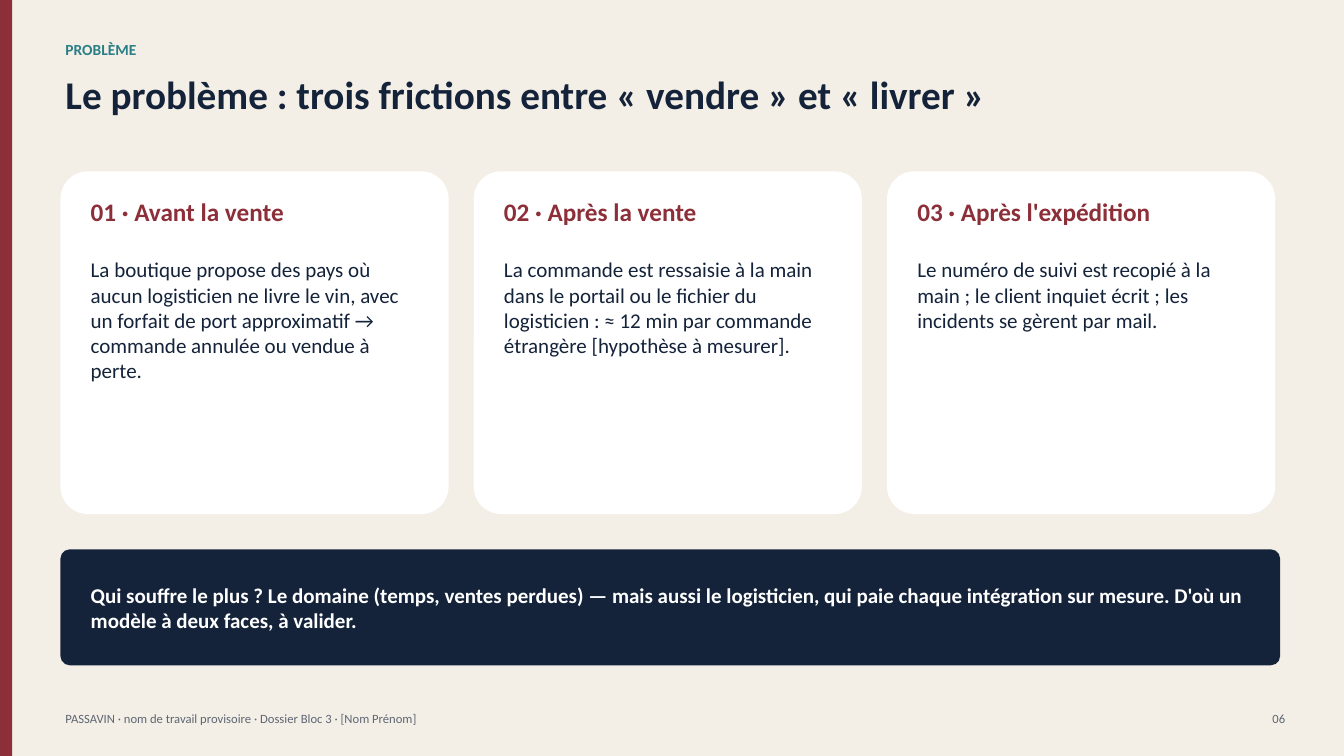
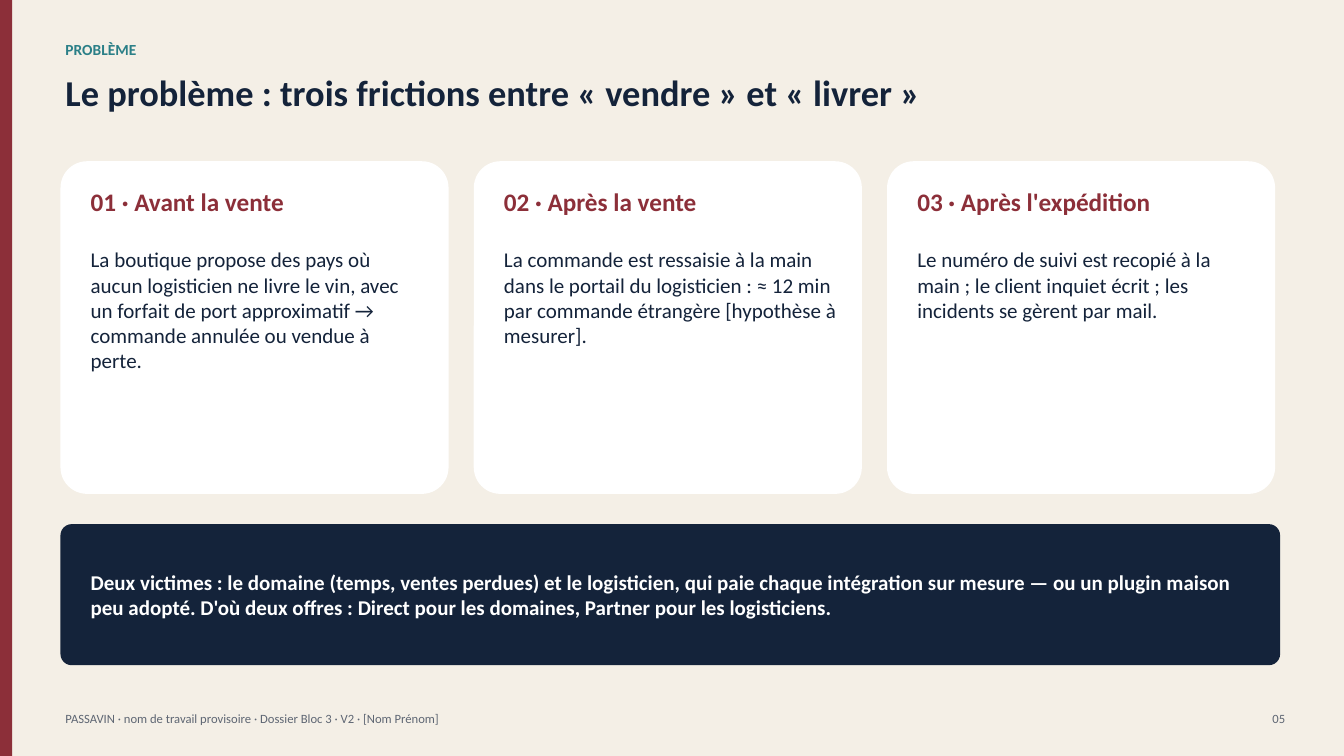
Before and after one commit to planetauragbf-ai/Emma, a slide deck: slide 5 of winetech/livrables/Passavin_Dossier_Investisseur.pptx (slide 6 before the commit). Drawn at 1344x756 pixels with LibreOffice and Linux fonts; fonts in the diff are those of the drawing. Boxes give left, top, right and bottom in pixels: in the first picture for what was removed or moved away, otherwise in the second. Text is boxed around its words. In the diff, an @@ line names an element or a change of style, - is before the commit and + after.

```diff
--- a/winetech/livrables/Passavin_Dossier_Investisseur.pptx
+++ b/winetech/livrables/Passavin_Dossier_Investisseur.pptx
@@ text "Le problème : trois frictions ..." at box(65, 80, 892, 112): size 28 to 26 pt @@
@@ rounded rectangle: place and size @@
-rounded rectangle at box(60, 171, 449, 514)
+rounded rectangle at box(60, 161, 449, 494)
@@ rounded rectangle: place and size @@
-rounded rectangle at box(474, 171, 862, 514)
+rounded rectangle at box(474, 161, 862, 494)
@@ rounded rectangle: place and size @@
-rounded rectangle at box(887, 171, 1275, 514)
+rounded rectangle at box(887, 161, 1275, 494)
@@ 3 texts: place and size @@
-3 texts at box(91, 203, 1151, 225)
+3 texts at box(91, 193, 1151, 215)
@@ text "La boutique propose des pays ...": place and size @@
-text "La boutique propose des pays ..." at box(91, 262, 398, 382)
+text "La boutique propose des pays ..." at box(91, 252, 398, 372)
@@ text at box(504, 252, 836, 346): text changed @@
-La commande est ressaisie à la main dans le portail ou le fichier du logisticien : ≈ 12 min par commande étrangère [hypothèse à mesurer].
+La commande est ressaisie à la main dans le portail du logisticien : ≈ 12 min par commande étrangère [hypothèse à mesurer].
@@ text "Le numéro de suivi est ...": place and size @@
-text "Le numéro de suivi est ..." at box(917, 262, 1211, 332)
+text "Le numéro de suivi est ..." at box(917, 252, 1211, 322)
@@ rounded rectangle: place and size @@
-rounded rectangle at box(60, 549, 1280, 665)
+rounded rectangle at box(60, 524, 1280, 665)
@@ text at box(91, 574, 1229, 619): text changed @@
-Qui souffre le plus ? Le domaine (temps, ventes perdues) — mais aussi le logisticien, qui paie chaque intégration sur mesure. D'où un modèle à deux faces, à valider.
+Deux victimes : le domaine (temps, ventes perdues) et le logisticien, qui paie chaque intégration sur mesure — ou un plugin maison peu adopté. D'où deux offres : Direct pour les domaines, Partner pour les logisticiens.
@@ text at box(65, 714, 439, 725): text changed @@
-PASSAVIN · nom de travail provisoire · Dossier Bloc 3 · [Nom Prénom]
+PASSAVIN · nom de travail provisoire · Dossier Bloc 3 · V2 · [Nom Prénom]
@@ text at box(1272, 715, 1285, 723): text changed @@
-06
+05
```
Also in this commit, not shown: 6 other slides changed, 23 slides added, 23 slides removed, 27 other files.
